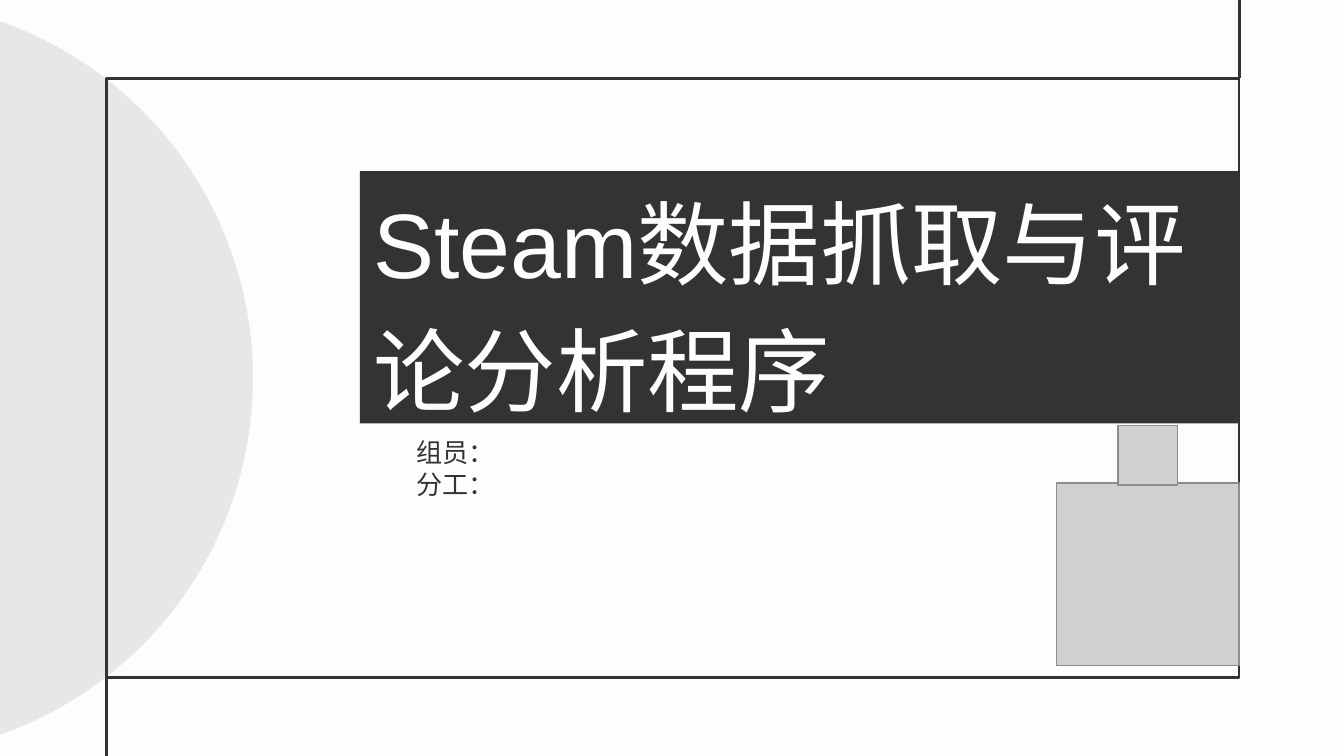
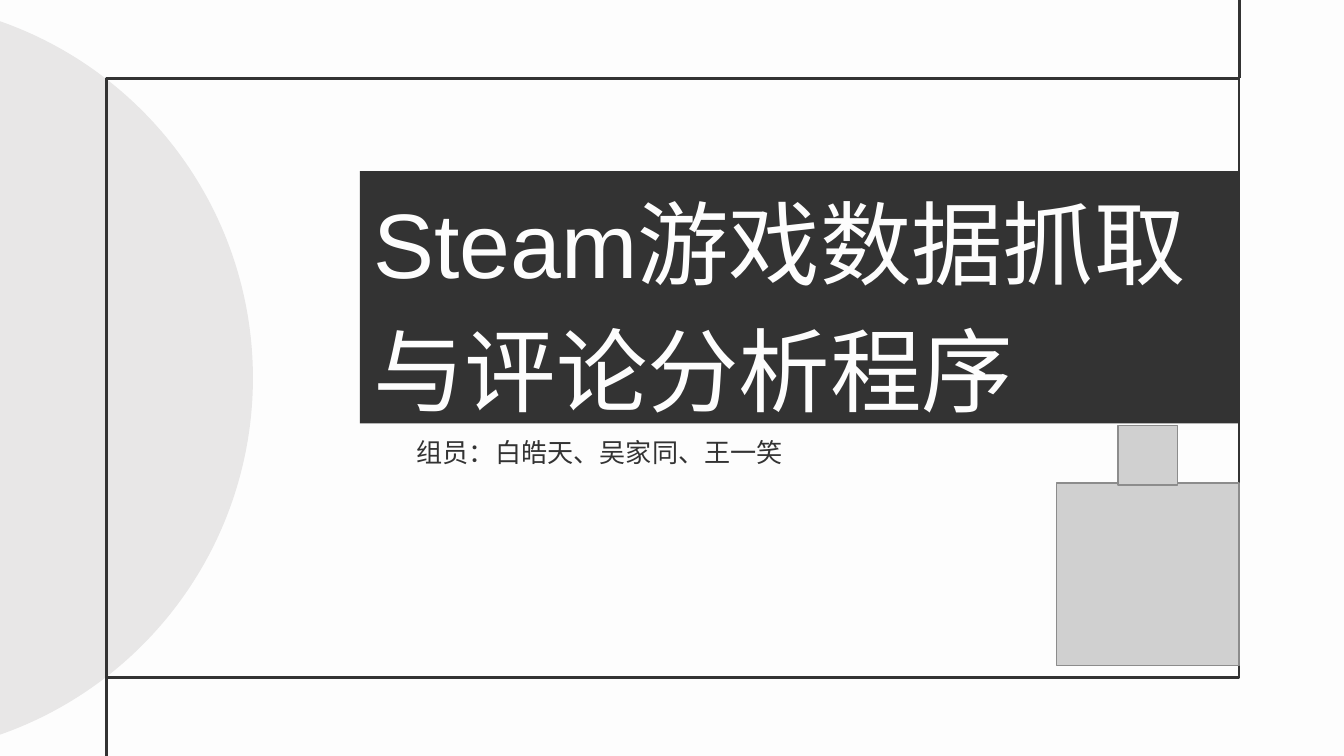
Before and after one commit to sky888galaxy/steam-spider, a slide deck: slide 1 of docs/答辩.pptx (slide 2 before the commit). Drawn at 1344x756 pixels with LibreOffice and Linux fonts; fonts in the diff are those of the drawing; grey boxes stand for pictures. Boxes give left, top, right and bottom in pixels: in the first picture for what was removed or moved away, otherwise in the second. Text is boxed around its words. In the diff, an @@ line names an element or a change of style, - is before the commit and + after.

```diff
--- a/docs/答辩.pptx
+++ b/docs/答辩.pptx
@@ title at <box>360,171,1239,423</box>: text changed @@
-Steam数据抓取与评论分析程序
+Steam游戏数据抓取与评论分析程序
@@ subtitle at <box>417,440,783,464</box>: text changed @@
-组员：
-分工：
+组员：白皓天、吴家同、王一笑
```
Also in this commit, not shown: 7 other slides changed, 10 slides added, 2 slides removed, 3 other files.
